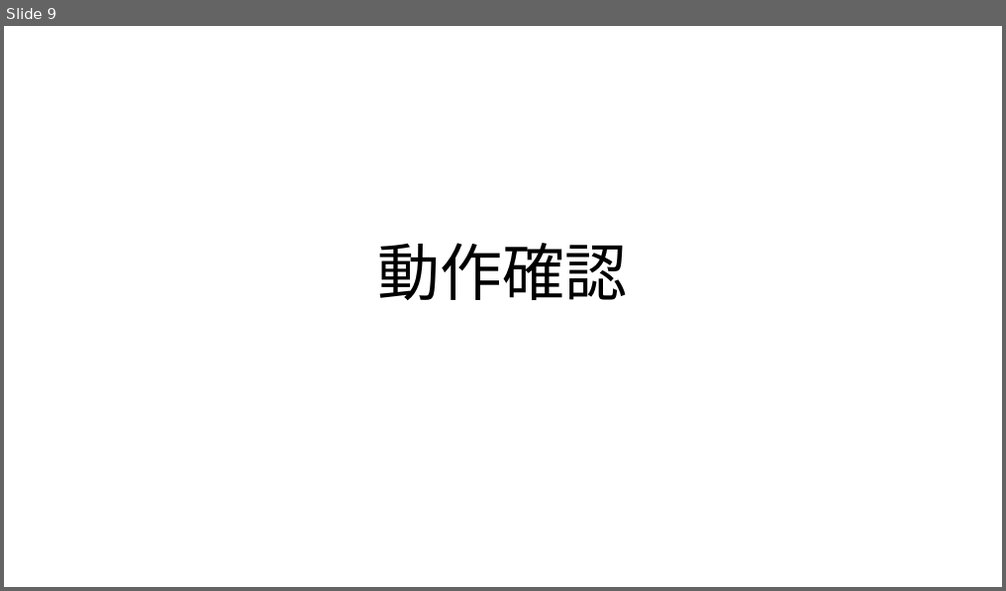
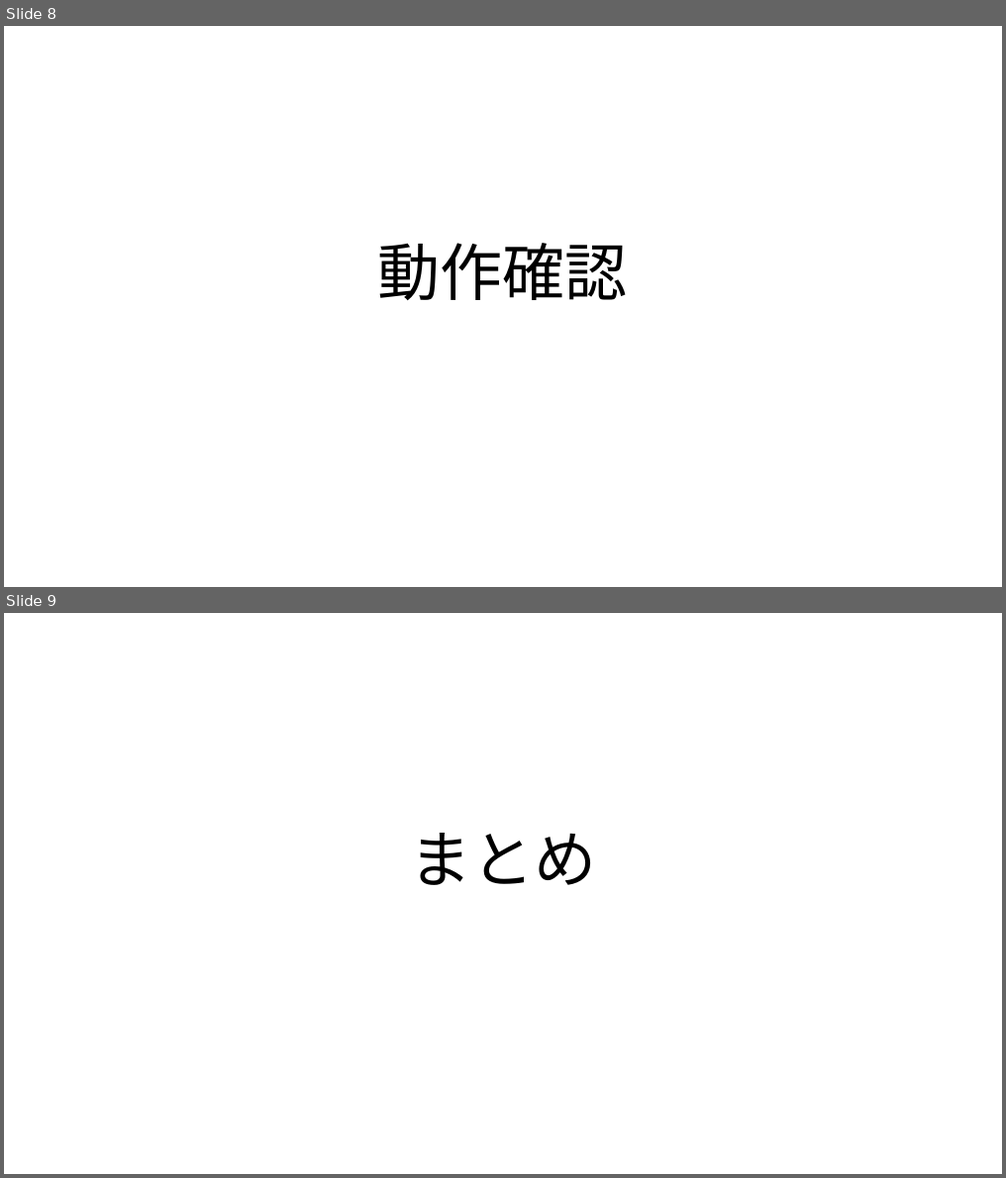
Before and after one commit to ivy239007/UG, a slide deck: プレゼン資料/Webアプリ開発発表資料.pptx. Shown one above the other, each under a label of ours: slide 9 before the commit, slides 8 and 9 after it. The pictures are 1006x591 and 1006x1178 pixels, drawn with LibreOffice and Linux fonts; fonts in the diff are those of the drawing. Boxes give left, top, right and bottom in pixels: in the first picture for what was removed or moved away, otherwise in the second. Text is boxed around its words. In the diff, an @@ line names an element or a change of style, - is before the commit and + after.

```diff
--- a/プレゼン資料/Webアプリ開発発表資料.pptx
+++ b/プレゼン資料/Webアプリ開発発表資料.pptx
@@ slide 9 added at [4,613,1002,1174], background #FFFFFF @@
@@ title added at [409,833,596,885], 60 pt, text #000000 @@
+まとめ
@@ what was slide 9 is now slide 8 @@
```
Also in this commit, not shown: 5 slides changed, 1 other slide added, 2 slides removed, 1 other file.
